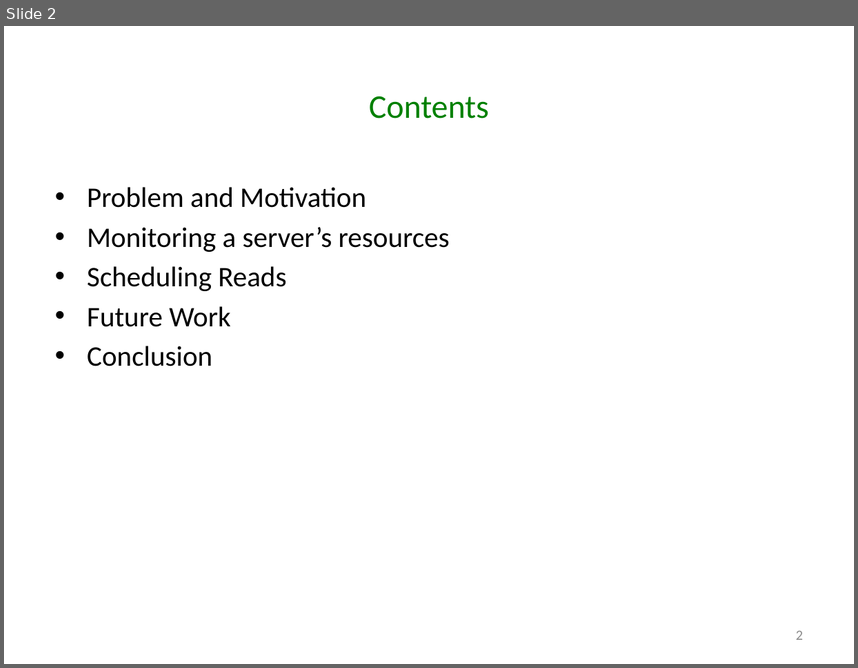
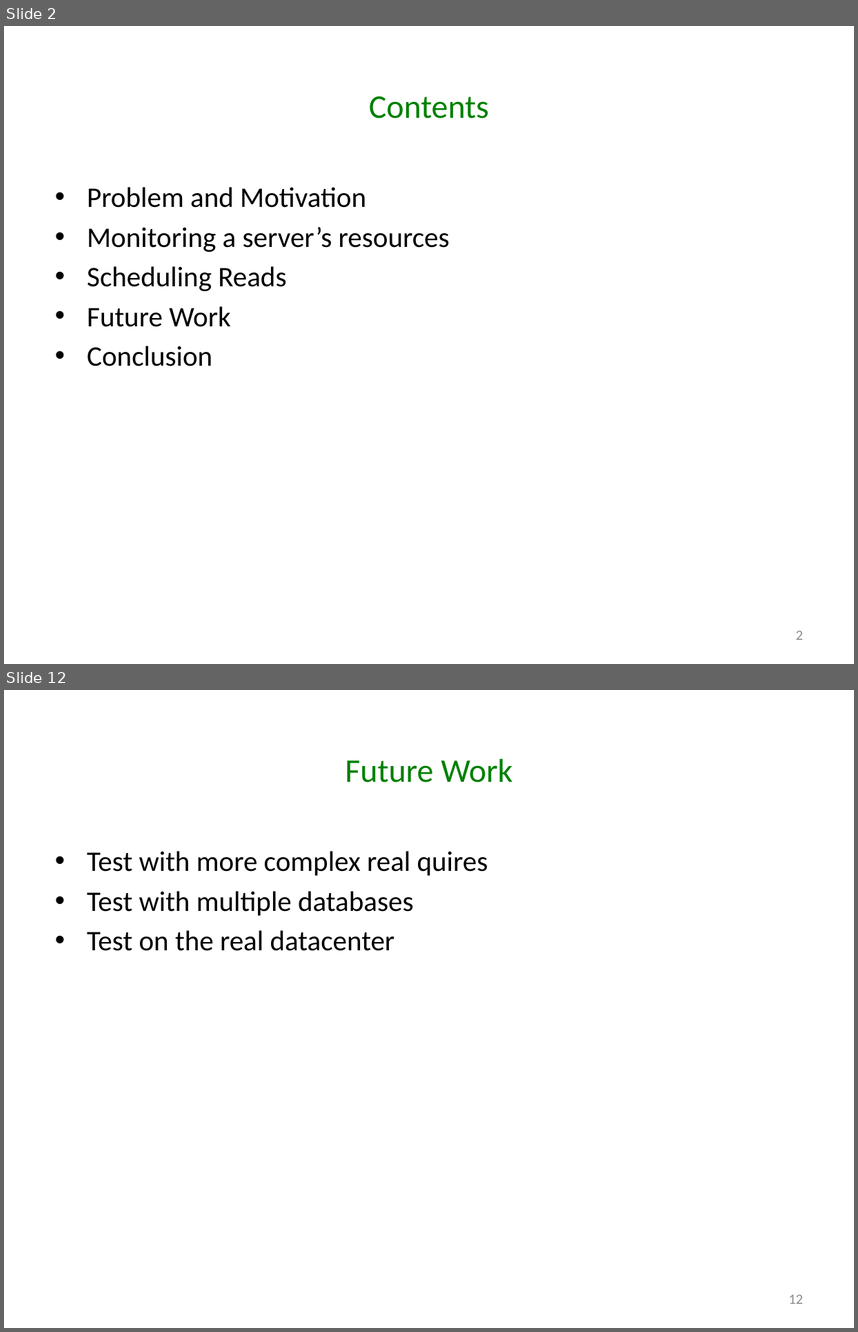
Before and after one commit to godares79/CS848-Project, a slide deck: PresentationSlides/Presentation.pptx. Shown one above the other, each under a label of ours: slide 2 before the commit, slides 2 and 12 after it; the slides between them are not shown. The pictures are 858x668 and 858x1332 pixels, drawn with LibreOffice and Linux fonts; fonts in the diff are those of the drawing. Boxes give left, top, right and bottom in pixels: in the first picture for what was removed or moved away, otherwise in the second. Text is boxed around its words. In the diff, an @@ line names an element or a change of style, - is before the commit and + after.

```diff
--- a/PresentationSlides/Presentation.pptx
+++ b/PresentationSlides/Presentation.pptx
@@ slide 12 added at box(4, 690, 854, 1328), background #FFFFFF @@
@@ title added at box(345, 758, 513, 782), 28 pt, text #008000 @@
+Future Work
@@ text added at box(87, 851, 488, 951), 24 pt, text #000000 @@
+• Test with more complex real quires
+• Test with multiple databases
+• Test on the real datacenter
@@ page number added at box(789, 1294, 803, 1303), 12 pt, text #8C8C8C @@
+12
```
Also in this commit, not shown: 2 slides changed, 8 other slides added, 2 slides removed.
